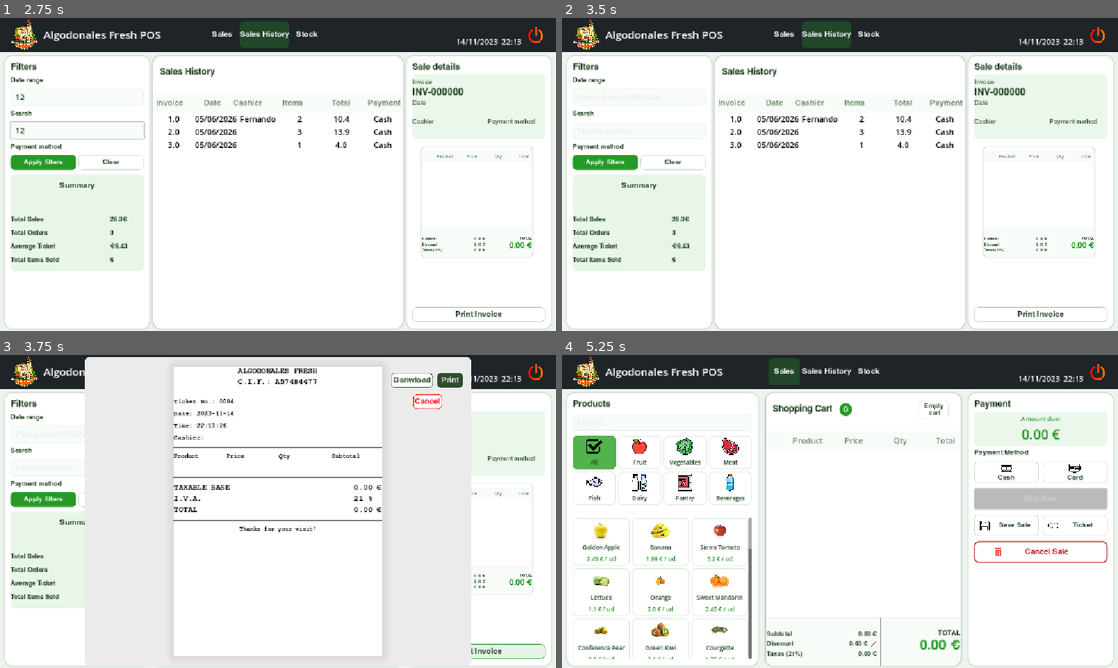
Above: before the commit, frames 1-4 (two rows, left to right).
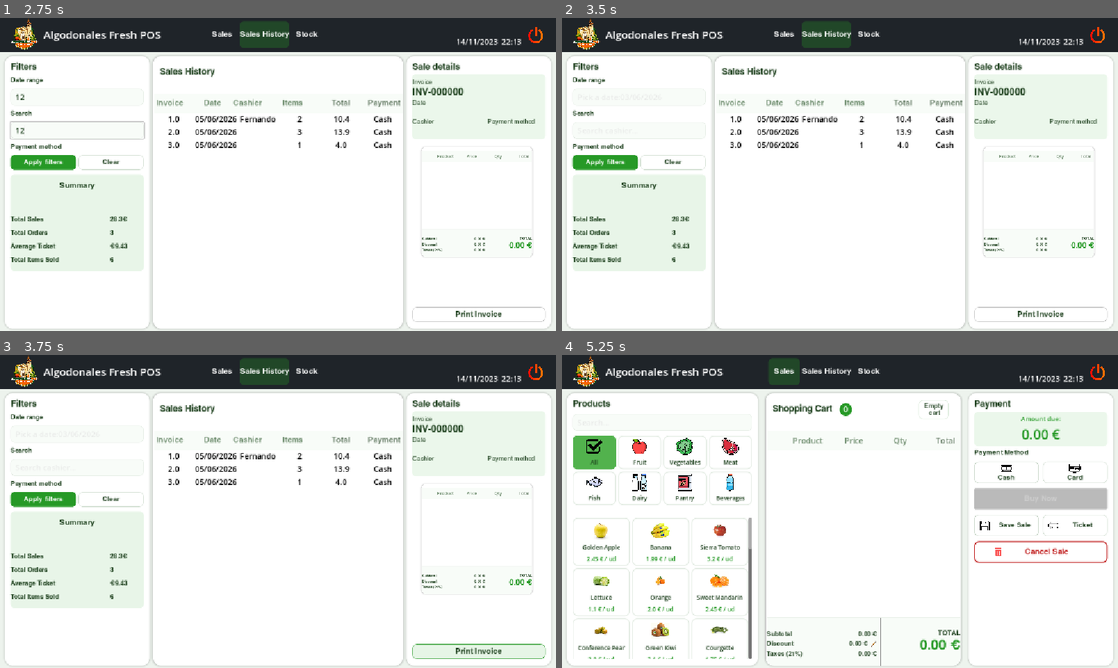
Above: after the commit, the same moments.

Repository: fersaezl/Algodonales-Fresh-POS
Game: Godot game, scene res://Scenes/MainPos.tscn
Same seed, same stepped clock (60 frames per second), same inputs: the game is played once before the commit and once after it. The project has no main scene, so this scene is started directly.
Inputs (mouse positions are in pixels of both pictures, inside the frame that each line leads up to):
- Up to frame 1 (2.75 s): click (100, 86) at 0.52 s; type "12" at 0.6 s; click "Sales History" at 1.25 s; click (77, 96) at 2.02 s; type "12" at 2.1 s; click (77, 130) at 2.25 s; type "12" at 2.33 s
- Up to frame 2 (3.5 s): click "Sales History" at 2.75 s
- Up to frame 3 (3.75 s): click "Print Invoice" at 3.5 s
- Up to frame 4 (5.25 s): click (973, 380) at 4.25 s, where only the run before the commit has a clickable "Donwload"; click "Sales" at 5 s

Frames 1-2 are identical in both runs. In frame 3, 14% of the frame differs, in the area x 15-85%, y 0-100%; in frame 4, nothing differs.

Commit message:
Implement historic sale functionality in ticket display and enhance ticket generation logic

Diff:
--- a/Scripts/sales_history.gd
+++ b/Scripts/sales_history.gd
@@ -192,7 +192,11 @@
 	get_tree().change_scene_to_file("res://Scenes/MainPos.tscn")
 
 func _on_ticket_pressed() -> void:
+	if selectedSale == null:
+		return
 	var popup = TICKET_SCENE.instantiate()
+	if popup.has_method("set_historic_sale"):
+		popup.set_historic_sale(selectedSale)
 	var layer = CanvasLayer.new()
 	layer.layer = 10
 	add_child(layer)
--- a/Scripts/ticket.gd
+++ b/Scripts/ticket.gd
@@ -7,76 +7,109 @@
 @onready var items_list    = $CenterContainer/MainCard/VBoxContainer/ItemsList
 @onready var total_amount  = $CenterContainer/MainCard/VBoxContainer/TotalRow/TotalAmount
 @onready var amount_base   = $CenterContainer/MainCard/VBoxContainer/TotalRow/AmountBase
-@onready var main_card     = $CenterContainer/MainCard
+@onready var main_card      = $CenterContainer/MainCard
 @onready var font = load("res://Assets/Fonts/COURBD.TTF")
+
+var is_historic : bool = false
+var historic_data : Dictionary = {}
 
 func _ready():
 	_fill_ticket()
 
+func set_historic_sale(sale_data: Dictionary) -> void:
+	is_historic = true
+	historic_data = sale_data
+
 func _fill_ticket():
-	var date = Time.get_date_string_from_system()
-	var time = Time.get_time_string_from_system()
-
-	ticket_number.text = "Ticket No.: %04d" % ProductManager.ticket_number
-	date_label.text    = "Date: %s" % date
-	time_label.text    = "Time: %s" % time
-	cashier_label.text = "Cashier: %s" % ProductManager.current_user
-
 	for child in items_list.get_children():
 		child.queue_free()
 
-	var total      := 0.0
-	var base_total := 0.0
+	if is_historic:
+		var cart_data = historic_data.get("cart", {})
+		var t_num = historic_data.get("ticket_number", historic_data.get("sale_id", 0))
+		ticket_number.text = "Ticket No.: %04d" % int(t_num)
 
-	for prod_id in ProductManager.cart:
-		var pro = ProductManager.searchProductByid(int(prod_id))
-		if pro == null:
-			continue
-		var qty: int          = ProductManager.cart[prod_id]
-		var price_with_tax    = float(pro.price)
-		var price_without_tax = price_with_tax / (1.0 + ProductManager.tax_rate)
-		var subtotal          = price_without_tax * qty
-		total                += price_with_tax * qty
-		base_total           += subtotal
+		var full_date = cart_data.get("date", "")
+		date_label.text = "Date: %s" % full_date
+		time_label.text = "Time: --:--:--"
+		cashier_label.text = "Cashier: %s" % historic_data.get("user", "")
 
-		var lbl_name = Label.new()
-		lbl_name.text                   = pro.productName
-		lbl_name.size_flags_horizontal  = Control.SIZE_EXPAND_FILL
-		lbl_name.add_theme_font_override("font", font)
-		lbl_name.add_theme_font_size_override("font_size", 12)
-		lbl_name.add_theme_color_override("font_color", Color.BLACK)
+		var total := float(cart_data.get("total", 0.0))
+		var base_total := total / (1.0 + ProductManager.tax_rate)
 
-		var lbl_price = Label.new()
-		lbl_price.text                  = "%.2f €" % price_with_tax
-		lbl_price.custom_minimum_size   = Vector2(60, 0)
-		lbl_price.size_flags_horizontal = Control.SIZE_EXPAND_FILL
-		lbl_price.add_theme_font_override("font", font)
-		lbl_price.add_theme_font_size_override("font_size", 12)
-		lbl_price.add_theme_color_override("font_color", Color.BLACK)
+		var products_list = cart_data.get("products", [])
+		for prod in products_list:
+			var p_name = prod.get("productName", "")
+			var p_price = float(prod.get("price", 0.0))
+			var p_qty = int(prod.get("quantity", 1))
+			_create_item_row(p_name, p_price, p_qty)
 
-		var lbl_qty = Label.new()
-		lbl_qty.text                    = str(qty)
-		lbl_qty.custom_minimum_size     = Vector2(40, 0)
-		lbl_qty.size_flags_horizontal   = Control.SIZE_EXPAND_FILL
-		lbl_qty.add_theme_font_override("font", font)
-		lbl_qty.add_theme_font_size_override("font_size", 12)
-		lbl_qty.add_theme_color_override("font_color", Color.BLACK)
+		amount_base.text  = "%.2f €" % base_total
+		total_amount.text = "%.2f €" % total
+	else:
+		var date = Time.get_date_string_from_system()
+		var time = Time.get_time_string_from_system()
 
-		var lbl_total = Label.new()
-		lbl_total.text                  = "%.2f €" % (price_with_tax * qty)
-		lbl_total.custom_minimum_size   = Vector2(70, 0)
-		lbl_total.size_flags_horizontal = Control.SIZE_EXPAND_FILL
-		lbl_total.add_theme_font_override("font", font)
-		lbl_total.add_theme_font_size_override("font_size", 12)
-		lbl_total.add_theme_color_override("font_color", Color.BLACK)
+		ticket_number.text = "Ticket No.: %04d" % ProductManager.ticket_number
+		date_label.text    = "Date: %s" % date
+		time_label.text    = "Time: %s" % time
+		cashier_label.text = "Cashier: %s" % ProductManager.current_user
 
-		items_list.add_child(lbl_name)
-		items_list.add_child(lbl_price)
-		items_list.add_child(lbl_qty)
-		items_list.add_child(lbl_total)
+		var total      := 0.0
+		var base_total := 0.0
 
-	amount_base.text  = "%.2f €" % base_total
-	total_amount.text = "%.2f €" % total
+		for prod_id in ProductManager.cart:
+			var pro = ProductManager.searchProductByid(int(prod_id))
+			if pro == null:
+				continue
+			var qty: int          = ProductManager.cart[prod_id]
+			var price_with_tax    = float(pro.price)
+			var price_without_tax = price_with_tax / (1.0 + ProductManager.tax_rate)
+			var subtotal          = price_without_tax * qty
+			total                += price_with_tax * qty
+			base_total           += subtotal
+
+			_create_item_row(pro.productName, price_with_tax, qty)
+
+		amount_base.text  = "%.2f €" % base_total
+		total_amount.text = "%.2f €" % total
+
+func _create_item_row(p_name: String, price_with_tax: float, qty: int):
+	var lbl_name = Label.new()
+	lbl_name.text                   = p_name
+	lbl_name.size_flags_horizontal  = Control.SIZE_EXPAND_FILL
+	lbl_name.add_theme_font_override("font", font)
+	lbl_name.add_theme_font_size_override("font_size", 12)
+	lbl_name.add_theme_color_override("font_color", Color.BLACK)
+
+	var lbl_price = Label.new()
+	lbl_price.text                  = "%.2f €" % price_with_tax
+	lbl_price.custom_minimum_size   = Vector2(60, 0)
+	lbl_price.size_flags_horizontal = Control.SIZE_EXPAND_FILL
+	lbl_price.add_theme_font_override("font", font)
+	lbl_price.add_theme_font_size_override("font_size", 12)
+	lbl_price.add_theme_color_override("font_color", Color.BLACK)
+
+	var lbl_qty = Label.new()
+	lbl_qty.text                    = str(qty)
+	lbl_qty.custom_minimum_size     = Vector2(40, 0)
+	lbl_qty.size_flags_horizontal   = Control.SIZE_EXPAND_FILL
+	lbl_qty.add_theme_font_override("font", font)
+	lbl_qty.add_theme_font_size_override("font_size", 12)
+	lbl_qty.add_theme_color_override("font_color", Color.BLACK)
+
+	var lbl_total = Label.new()
+	lbl_total.text                  = "%.2f €" % (price_with_tax * qty)
+	lbl_total.custom_minimum_size   = Vector2(70, 0)
+	lbl_total.size_flags_horizontal = Control.SIZE_EXPAND_FILL
+	lbl_total.add_theme_font_override("font", font)
+	lbl_total.add_theme_font_size_override("font_size", 12)
+	lbl_total.add_theme_color_override("font_color", Color.BLACK)
+
+	items_list.add_child(lbl_name)
+	items_list.add_child(lbl_price)
+	items_list.add_child(lbl_qty)
+	items_list.add_child(lbl_total)
 
 func _capture_main_card() -> Image:
 	await RenderingServer.frame_post_draw
@@ -88,11 +121,13 @@
 
 func _on_btn_download_pressed() -> void:
 	var img = await _capture_main_card()
-	var path = OS.get_user_data_dir() + "/ticket_%04d.png" % ProductManager.ticket_number
+	var current_num = int(historic_data.get("ticket_number", historic_data.get("sale_id", ProductManager.ticket_number))) if is_historic else ProductManager.ticket_number
+	var path = OS.get_user_data_dir() + "/ticket_%04d.png" % current_num
 	img.save_png(path)
 	OS.shell_open(OS.get_user_data_dir())
 
-	ProductManager.save_sale("cash")
+	if not is_historic:
+		ProductManager.save_sale("cash")
 
 	queue_free()
 
